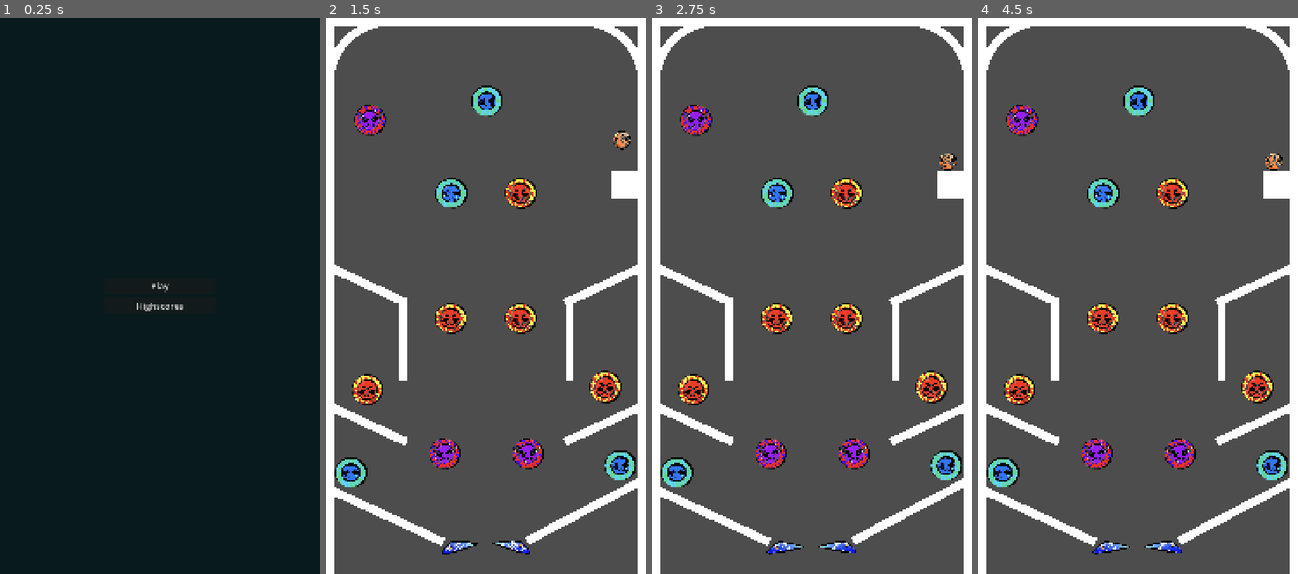
Above: before the commit, frames 1-4 (left to right).
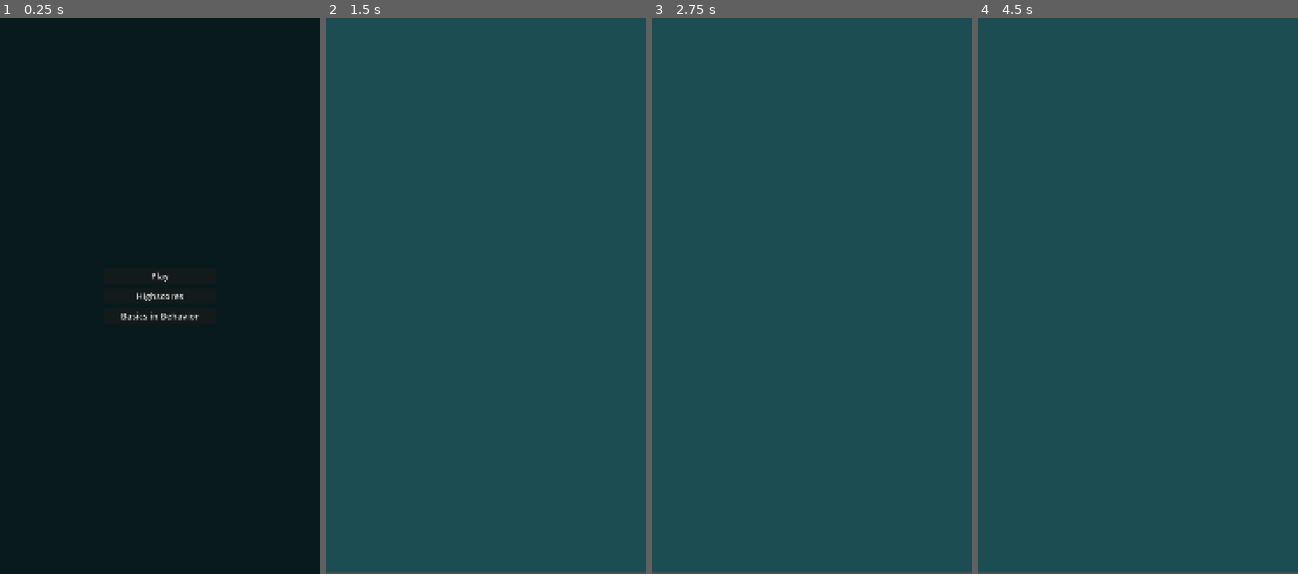
Above: after the commit, the same moments.

Repository: Withered99/Super-Pinball-Ultimate-Premium-Plus-Edition
Game: Godot game, scene res://Screen/title_screen.tscn
The game is run twice, just before and just after one commit, with the same random seed, the same clock (stepped at 60 frames per second) and the same inputs.
Inputs (mouse positions are in pixels of both pictures, inside the frame that each line leads up to):
- Up to frame 1 (0.25 s): no input
- Up to frame 2 (1.5 s): click (486, 318) at 0.5 s, where only the run after the commit has a clickable "Basics in Behavior"; click (486, 284) at 1.25 s, where only the run before the commit has a clickable "Play"
- Up to frame 3 (2.75 s): tap Enter (ui_accept) at 2, 2.27 s
- Up to frame 4 (4.5 s): tap Enter (ui_accept) at 2.75, 3.02, 3.5, 4.25 s; hold Left (ui_left) 2.78-3.53 s

The runs differ from the first frame. In frame 1, 0.5% of the frame differs, in the area x 37-63%, y 45-55%; in frame 2, 100%, in the area x 0-100%, y 0-100%; in frame 3, 100%; in frame 4, 100%.

Commit message:
Made a tutorial screen, new button

Diff:
--- a/MenuScreenScript.gd
+++ b/MenuScreenScript.gd
@@ -8,3 +8,7 @@
 
 func _on_highscores_pressed() -> void:
 	get_tree().reload_current_scene()
+
+
+func _on_tutorial_pressed() -> void:
+	get_tree().change_scene_to_file("res://tutoriel.tscn")
--- a/Screen/title_screen.tscn
+++ b/Screen/title_screen.tscn
@@ -60,5 +60,12 @@
 theme_override_font_sizes/font_size = 32
 text = "Highscores"
 
+[node name="tutorial" type="Button" parent="PauseScreen/pause/Center/butts" unique_id=1341113509]
+custom_minimum_size = Vector2(0, 56)
+layout_mode = 2
+theme_override_font_sizes/font_size = 32
+text = "Basics in Behavior"
+
 [connection signal="pressed" from="PauseScreen/pause/Center/butts/play" to="PauseScreen/pause" method="_on_play_pressed"]
 [connection signal="pressed" from="PauseScreen/pause/Center/butts/highscores" to="PauseScreen/pause" method="_on_highscores_pressed"]
+[connection signal="pressed" from="PauseScreen/pause/Center/butts/tutorial" to="PauseScreen/pause" method="_on_tutorial_pressed"]
--- /dev/null
+++ b/tutoriel.tscn
@@ -0,0 +1,9 @@
+[gd_scene format=3 uid="uid://crb7jeifqy8m5"]
+
+[node name="Node2D" type="Node2D" unique_id=992537531]
+
+[node name="Background" type="ColorRect" parent="." unique_id=1512530448]
+offset_right = 40.0
+offset_bottom = 40.0
+scale = Vector2(29.738934, 49.78792)
+color = Color(0.10846979, 0.30220735, 0.32694066, 1)
